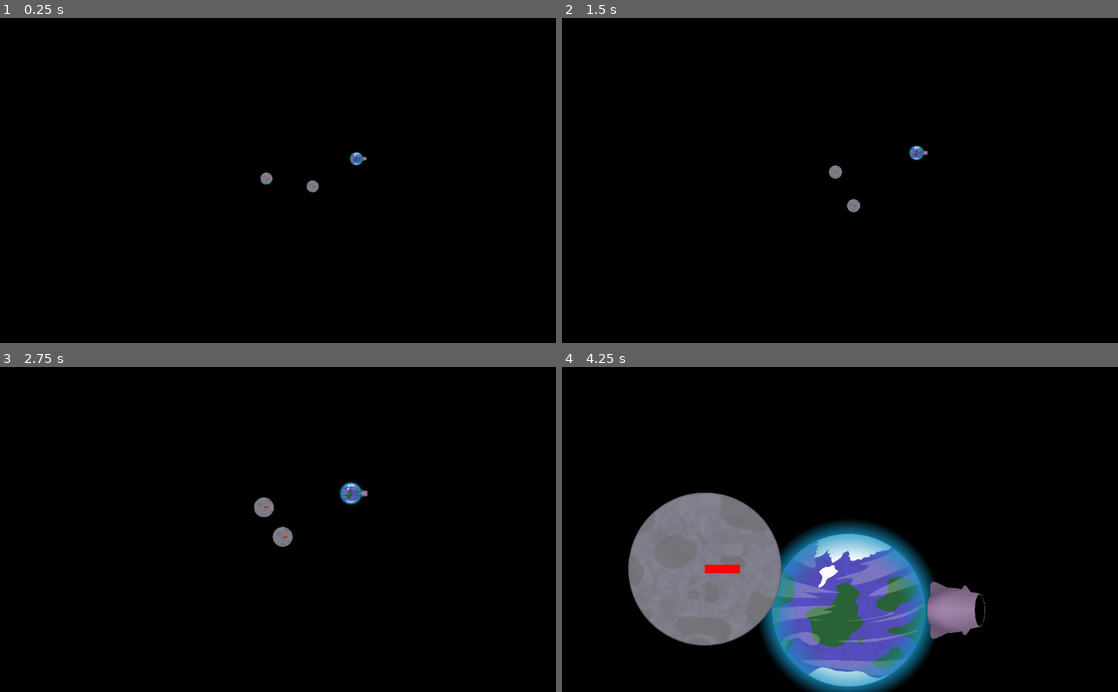
Above: before the commit, frames 1-4 (two rows, left to right).
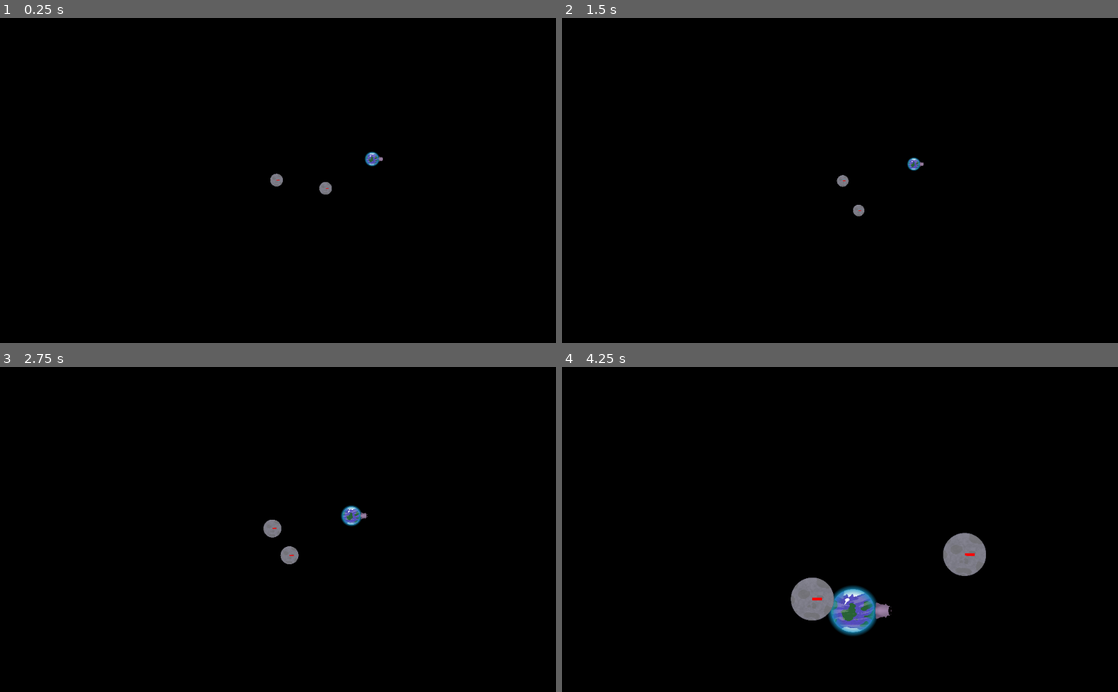
Above: after the commit, the same moments.

Repository: Pfeil/Moonshot
Game: Godot game, scene res://planet_player/test.tscn
Same seed, same stepped clock (60 frames per second), same inputs: the game is played once before the commit and once after it.
Inputs (mouse positions are in pixels of both pictures, inside the frame that each line leads up to):
- Up to frame 1 (0.25 s): no input
- Up to frame 2 (1.5 s): move the mouse to (962, 164) at 0.52 s; hold Mouse wheel up (Zoom_IN) 0.53-1.28 s; tap Space (ui_select) at 0.77 s; move the mouse to (728, 196) at 1.27 s; tap Mouse wheel down (Zoom_OUT) at 1.35 s
- Up to frame 3 (2.75 s): tap Space (ui_select) at 1.52 s; move the mouse to (333, 458) at 2.02 s; hold Mouse wheel up (Zoom_IN) from 2.03 s (still down)
- Up to frame 4 (4.25 s): move the mouse to (812, 594) at 2.77 s; release Mouse wheel up (Zoom_IN) at 2.78 s; tap Mouse wheel down (Zoom_OUT) at 2.85 s; tap Space (ui_select) at 3.02, 3.77 s; move the mouse to (1006, 578) at 3.52 s; hold Mouse wheel up (Zoom_IN) from 3.53 s (still down)

The runs differ from the first frame. In frame 1, 0.5% of the frame differs, in the area x 46-69%, y 41-55%; in frame 2, 0.4%; in frame 3, 1.1%; in frame 4, 25%, in the area x 11-77%, y 38-100%.

Commit message:
Handle bodies leaving or entering the arena.
This includes proper camera handling in these cases
(camera interpolation of zoom and position).

Diff:
--- a/tools/MassCenterCamera2D.gd
+++ b/tools/MassCenterCamera2D.gd
@@ -4,6 +4,10 @@
 export var maximum_distance: float = 4000
 # minimal margin between players and end of the screen (multiplyer)
 export var bounary_to_players: float = 2
+# in case of a changed mass center, use this factor for interpolation
+export var camera_move_interpolation_factor: float = 0.005
+# in case of changed player positions (especially "beaming") this is used to interpolate.
+export var camera_zoom_interpolation_factor: float = 0.1
 
 const step: float = 0.9;  # 0.1 = 10%
 onready var planets: Array = self.get_tree().get_nodes_in_group("planet")
@@ -21,7 +25,7 @@
 		mass_center += planet.get_position() * planet.get_mass()
 		mass_sum += planet.get_mass()
 	mass_center /= mass_sum
-	self.position = mass_center
+	self.position = self.position.linear_interpolate(mass_center, self.camera_move_interpolation_factor)
 
 	self.adjust_zoom_level()
 
@@ -54,11 +58,23 @@
 		y = max(y, abs(thing.global_position.y - self_y)) * b
 
 	var target_size: Vector2 = Vector2(x, y)
-	$max_distance.set_direction(target_size) # debug
-	$boundary_indicator.position = target_size # debug
+	#$max_distance.set_direction(target_size) # debug
+	#$boundary_indicator.position = target_size # debug
 	var distance = min(target_size.length(), self.maximum_distance) # This determines the maximum zoom level!
 	var window_size: Vector2 = OS.window_size
 	var screen_radius: float = (min(window_size.y, window_size.x) * self.zoom.x) / 2.0
-	$screen_end_indicator.position = Vector2(screen_radius, screen_radius) # debug
+	#$screen_end_indicator.position = Vector2(screen_radius, screen_radius) # debug
 	var factor: float = distance / screen_radius
-	self.zoom *= Vector2(factor, factor)
+	self.zoom *= Vector2(1,1).linear_interpolate(Vector2(factor, factor), self.camera_zoom_interpolation_factor)
+
+func remove_planet(body: Node):
+	var index = self.planets.find(body)
+	self.planets.remove(index)
+
+func add_planet(body: Node):
+	if self.planets.find(body) == -1 and body.is_in_group("planets"):
+		self.planets.push_back(body)
+
+func add_player(body: Node):
+	if self.players.find(body) == -1 and body.is_in_group("players"):
+		self.players.push_back(body)
--- a/tools/MassCenterCamera2D.tscn
+++ b/tools/MassCenterCamera2D.tscn
@@ -7,20 +7,9 @@
 [sub_resource type="CircleShape2D" id=1]
 radius = 200.0
 
-[sub_resource type="ParticlesMaterial" id=2]
-lifetime_randomness = 0.3
-trail_divisor = 3
-emission_shape = 1
-emission_sphere_radius = 200.0
-flag_disable_z = true
-direction = Vector3( 0, 0, 0 )
-gravity = Vector3( 0, 0, 0 )
-initial_velocity = 100.0
-initial_velocity_random = 0.5
-orbit_velocity = 0.1
-orbit_velocity_random = 0.3
-
-[node name="MassCenterCamera2D" type="Camera2D"]
+[node name="MassCenterCamera2D" type="Camera2D" groups=[
+"global_actors",
+]]
 current = true
 script = ExtResource( 1 )
 
@@ -43,10 +32,7 @@
 script = ExtResource( 3 )
 
 [node name="CollisionShape2D" type="CollisionShape2D" parent="play_area"]
+visible = false
 shape = SubResource( 1 )
-
-[node name="Particles2D" type="Particles2D" parent="play_area"]
-visible = false
-amount = 1000
-process_material = SubResource( 2 )
+[connection signal="body_shape_entered" from="play_area" to="play_area" method="_on_play_area_body_shape_entered"]
 [connection signal="body_shape_exited" from="play_area" to="play_area" method="_on_play_area_body_shape_exited"]
--- a/tools/play_area.gd
+++ b/tools/play_area.gd
@@ -3,6 +3,10 @@
 export var number_emitters: int = 100
 
 const PARTICLES = preload("res://effects/border_emitter.tscn")
+const PLANETS = preload("res://planet/Planet.tscn")
+
+onready var camera = self.get_parent()
+onready var shape = self.get_node("CollisionShape2D")
 
 func set_play_area_size(size: float):
 	$CollisionShape2D.shape.radius = size
@@ -20,3 +24,38 @@
 
 	if body.is_in_group("bullets"):
 		body.explode(self)
+
+	if body.is_in_group("planet"):
+		camera.remove_planet(body)
+		body.queue_free()
+		# spawn a new one
+		var p: RigidBody2D = PLANETS.instance()  # TODO spawn a random planet (other mass, other kind to make game less boring)
+		p.mass = 100 # TODO hack. we should have a constructor to generate a random planet with random properties like mass.
+		var spawn_at = camera.global_position + Vector2.RIGHT.rotated(rand_range(0, 2*PI)) * get_area_radius()
+		p.global_position = spawn_at
+		self.get_tree().root.add_child(p)
+		p.apply_central_impulse(-spawn_at.rotated(rand_range(-PI/3, PI/3)) * rand_range(0.1, 0.8) / p.mass)
+
+	if body.is_in_group("players"):
+		body.linear_velocity = Vector2.ZERO
+		body.global_position = camera.global_position + (Vector2.RIGHT * get_area_radius() / 2)
+
+func get_area_radius() -> float:
+	return shape.shape.radius
+
+
+func _on_play_area_body_shape_entered(body_id: int, body: Node, body_shape: int, area_shape: int):
+	if body == null:
+		# not sure if this can happen.
+		print("body entered was null")
+		return
+
+	if body.is_in_group("bullets"):
+		# TODO do we want to register them somewhere?
+		pass
+
+	if body.is_in_group("planet"):
+		camera.add_planet(body)
+
+	if body.is_in_group("players"):
+		camera.add_player(body)
Not shown: 1 places in tools/MassCenterCamera2D.tscn that only renumber resources
